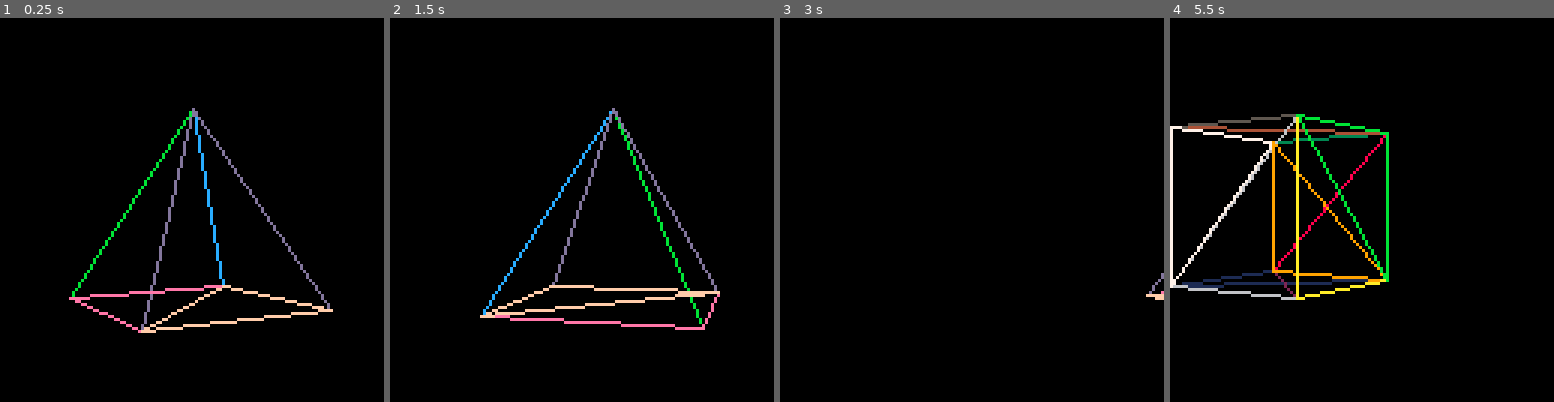
Above: before the commit, frames 1-4 (left to right).
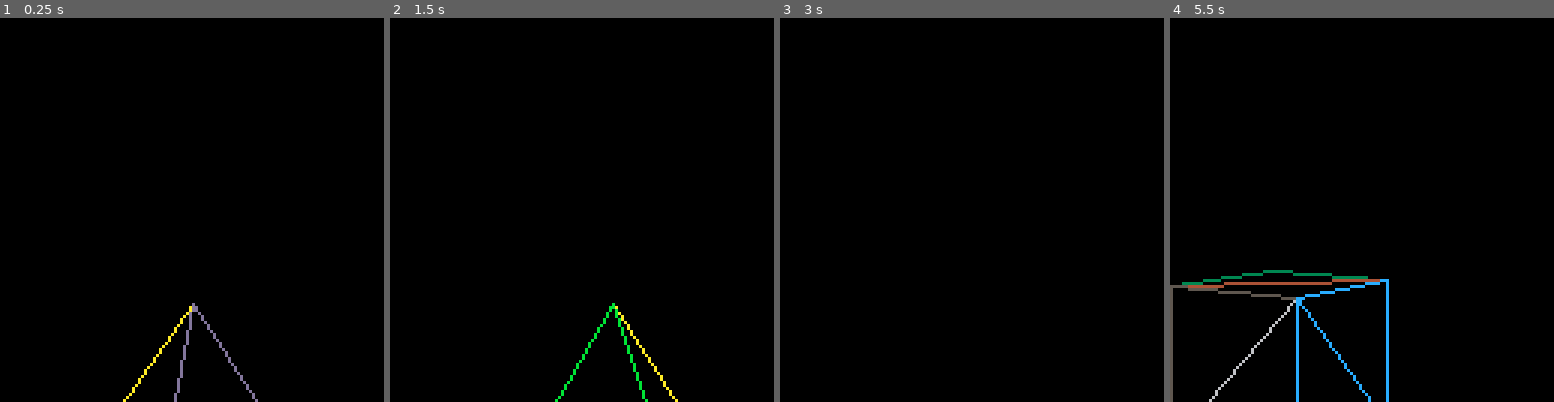
Above: after the commit, the same moments.

Repository: ajbowen249/pico83D
Game: PICO-8 cartridge t2.p8
The game is run twice, just before and just after one commit, with the same random seed, the same clock (stepped at 60 frames per second) and the same inputs.
Inputs:
- Up to frame 1 (0.25 s): no input
- Up to frame 2 (1.5 s): tap O (Z key) at 0.33, 0.7, 1.43 s; tap X (X key) at 1.07 s
- Up to frame 3 (3 s): hold Left 1.97-2.37 s; tap X (X key) at 2.07, 2.4, 2.73 s; tap O (Z key) at 2.22 s; hold Down 2.42-2.82 s; hold Right from 2.87 s (still down)
- Up to frame 4 (5.5 s): tap X (X key) every 0.33 s from 3.07 to 5.4 s; tap O (Z key) at 3.1, 3.98, 4.87 s; release Right at 3.53 s; hold Up 3.58-4.08 s; hold Right 4.13-4.53 s; hold Down 4.58-5.08 s; hold Left from 5.13 s (still down)

The runs differ from the first frame. In frame 1, 3.3% of the frame differs, in the area x 17-87%, y 23-100%; in frame 2, 3.5%; in frame 3, 0.1%; in frame 4, 6.1%, in the area x 0-58%, y 25-100%.

Commit message:
simple but slightly-incorrect normals

Diff:
--- a/t2.p8
+++ b/t2.p8
@@ -159,12 +159,21 @@
 
         local faceI=1
         for fi,face in pairs(model.faces) do
-            -- Frustum culling
             local v1=projectedModel.vertices[face[1]]
             local v2=projectedModel.vertices[face[2]]
             local v3=projectedModel.vertices[face[3]]
 
-            if vetexVisible(v1,camera) or vetexVisible(v2,camera) or vetexVisible(v3,camera) then
+            -- Note:: Normals here are not really correct.
+            -- They are just being rotated with the rest of the model.
+            -- This does not take into account any perspective skewing
+            -- or, in the future, vertex transformations. This should
+            -- be good enough for back-face culling, though. The main
+            -- problem it has is flat planes facing cardinal directions.
+
+            local normal=mult3144(model.normals[fi],modelRot)
+            normal=mult3144(normal,cameraRot)
+
+            if normal[2] <= 0 and(vetexVisible(v1,camera) or vetexVisible(v2,camera) or vetexVisible(v3,camera)) then
                 projectedModel.faces[faceI]=face
                 faceI+=1
             end
@@ -212,6 +221,14 @@
             {1,2,3,14},
             {3,4,1,15},
         },
+        normals={
+            {-1, 0, 0,},
+            { 0, 1, 0,},
+            { 1, 0, 0,},
+            { 0,-1, 0,},
+            { 0, 0,-1,},
+            { 0, 0,-1,},
+        },
         loc={0,30,0},
         rot={0,0,0}
     },
@@ -227,17 +244,32 @@
             { 5,-5,10},
         },
         faces={
-            {1,2,3, 1},
-            {2,3,4, 2},
-            {5,6,7, 3},
-            {7,8,5, 4},
-            {1,5,8, 5},
-            {8,4,1, 6},
-            {6,5,1, 7},
-            {2,3,7, 8},
-            {6,2,3, 9},
-            {3,4,8,10},
-            {8,7,3,11},
+            {1,2,3, 1}, --bottom
+            {3,4,1, 2}, --
+            {5,6,7, 3}, --top
+            {7,8,5, 4}, --
+            {1,5,8, 5}, --front
+            {8,4,1, 6}, --
+            {6,5,1, 7}, --left
+            {1,2,6, 8}, --
+            {2,3,7, 9}, --back
+            {7,6,2,10}, --
+            {3,4,8,12}, --right
+            {8,7,3,12}, --
+        },
+        normals={
+            { 0, 0,-1},
+            { 0, 0,-1},
+            { 0, 0, 1},
+            { 0, 0, 1},
+            { 0,-1, 0},
+            { 0,-1, 0},
+            {-1, 0, 0},
+            {-1, 0, 0},
+            { 0, 1, 0},
+            { 0, 1, 0},
+            { 1, 0, 0},
+            { 1, 0, 0},
         },
         loc={20,30,0},
         rot={0,0,0}
@@ -245,7 +277,7 @@
 }
 
 camera={
-    loc={0,0,5},
+    loc={0,0,15},
     rot={0,0,0},
     fov=60/360,
     near=1,
